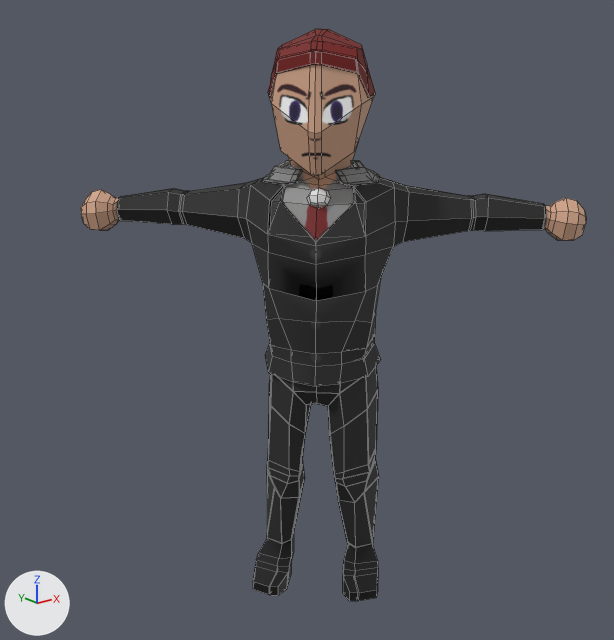
A saved change to the FBX model ProjetoTCPV/Assets/Resouces/Dump/Ditador_Fds.fbx.
One viewpoint serves both versions: a 50 mm lens placed at (-14.95, -18.08, 15.52), pointed at (0.32, 1.01, 7.88). The lights are fixed; the arrows at lower left show +X, +Y and +Z. Mesh edges are drawn as thin lines. Where no turn or scale is listed for an object, it has been applied to the vertices. Vertices at the same position are counted once.

The scene before the commit, as lines of its bpy script (objects in view):
```python
ob_cabelo = bpy.data.objects.new('Cabelo', me_cube_008)
ob_cabelo.location = (0.0, 0.0, 8.41)
ob_cabelo.rotation_euler = (0.0, 0.0, -0.785)  # degrees (0, 0, -45)
ob_cabelo.scale = (0.835, 1.0, 0.888)
ob_calca = bpy.data.objects.new('Calca', me_cube_006)
ob_calca.location = (0.0, 0.0, 8.55)
ob_corpo = bpy.data.objects.new('Corpo', me_cube_005)
ob_corpo.location = (0.0, 0.0, 8.55)
ob_corpo.rotation_euler = (0.0, 0.0, -0.785)  # degrees (0, 0, -45)
ob_corpo.scale = (0.835, 1.0, 0.888)
ob_nodagravata = bpy.data.objects.new('Nodagravata', me_cube_002)
ob_nodagravata.location = (0.0, -0.04, 8.55)
ob_palito = bpy.data.objects.new('Palito', me_cube_007)
ob_palito.location = (0.0, 0.0, 8.55)
```
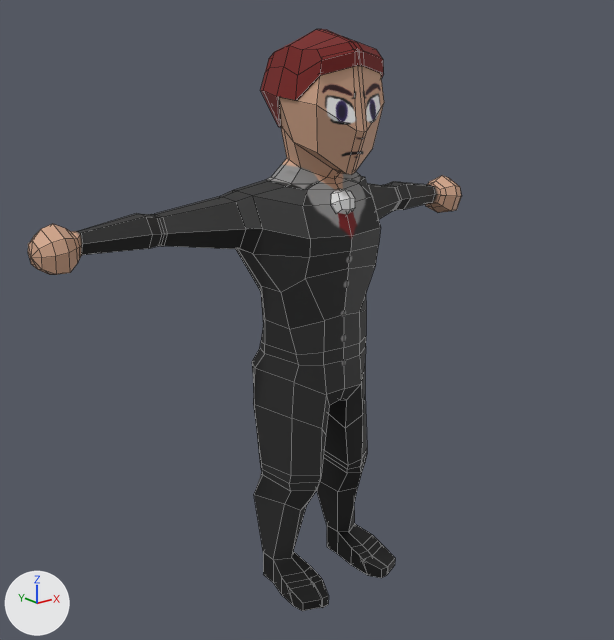
Where the newer file only moved an object's origin or applied its transform, the numbers keep the older frame.

What differs and where, as boxes (x1, y1, x2, y2) in the pictures (614 x 640 px):
'Corpo', turned: before (81, 65, 586, 601); after (28, 66, 461, 611)
'Palito', deleted (black): before (117, 160, 545, 386)
'Calca', deleted (black): before (267, 367, 379, 548)
'Cabelo', reshaped, moved, rescaled, turned: before (268, 29, 375, 97); after (261, 29, 384, 127)
'Nodagravata', reshaped (29% taller): before (307, 188, 331, 208); after (331, 189, 355, 215)
part 1 of me_cube_008, deleted (brown): before (268, 29, 375, 97)
part 2 of me_cube_008, added (red): after (261, 29, 384, 127)

The edits, one by one:
me_cube_002 is used by ob_nodagravata; location (0.0, -0.04, 8.55).
me_cube_002 had 17 vertices, 12 faces and spanned x -0.882..-0.361, y -0.882..-0.361, z 3.045..3.577.
me_cube_002 now has 17 vertices, 12 faces and spans x -0.396..0.396, y -1.199..-0.656, z 2.784..3.514.
me_cube_002 part 3: 17 of 17 vertices moved; they spanned x -0.882..-0.361, y -0.882..-0.361, z 3.045..3.577 and now span x -0.396..0.396, y -1.199..-0.656, z 2.784..3.514; mean shift (0.657, -0.299, -0.147); largest move (-0.783, -0.783, 3.21) -> (0.0, -1.199, 3.009).
me_cube_008 is used by ob_cabelo; location (0.0, 0.0, 8.41); rotation (0.0, 0.0, -0.785), in degrees (0, 0, -45); scale (0.835, 1.0, 0.888).
me_cube_008 had 128 vertices, 137 faces and spanned x -1.72..1.72, y -1.48..1.54, z 5.74..8.7.
me_cube_008 now has 88 vertices, 81 faces and spans x -1.72..1.72, y -1.48..1.54, z -1.46..1.5.
me_cube_008 part 1: the whole mesh is rebuilt.
Part 2, on me_cube_008:
88 vertices are added at x -1.72..1.72, y -1.48..1.54, z -1.46..1.5.
81 new faces join them.
Object 'Calca' (ob_calca) is deleted.
Object 'Corpo' (ob_corpo) turns from (0, 0, -45) to (0, 0, 0) degrees about x, y and z.
Object 'Cabelo' (ob_cabelo) turns from (0, 0, -45) to (0, 0, 0) degrees about x, y and z.
Object 'Cabelo' (ob_cabelo) moves from (0.0, 0.0, 8.41) to (0.01, 0.02, 14.77).
Object 'Cabelo' (ob_cabelo) is rescaled from (0.835, 1.0, 0.888) to (0.858, 1.03, 0.912).
Object 'Palito' (ob_palito) is deleted.
